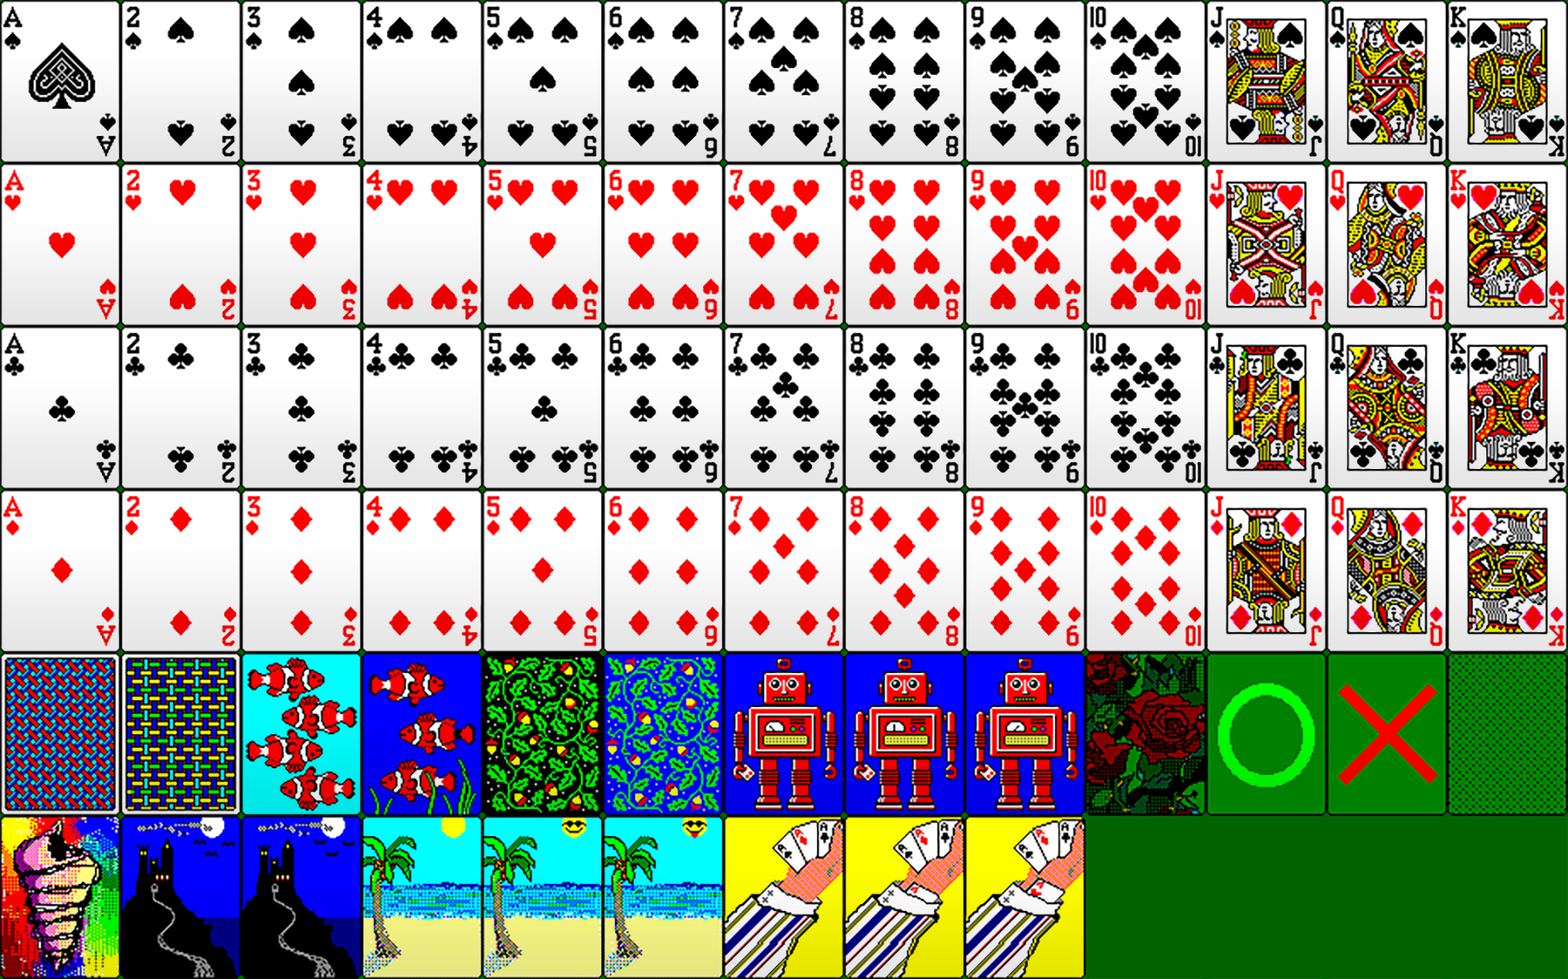
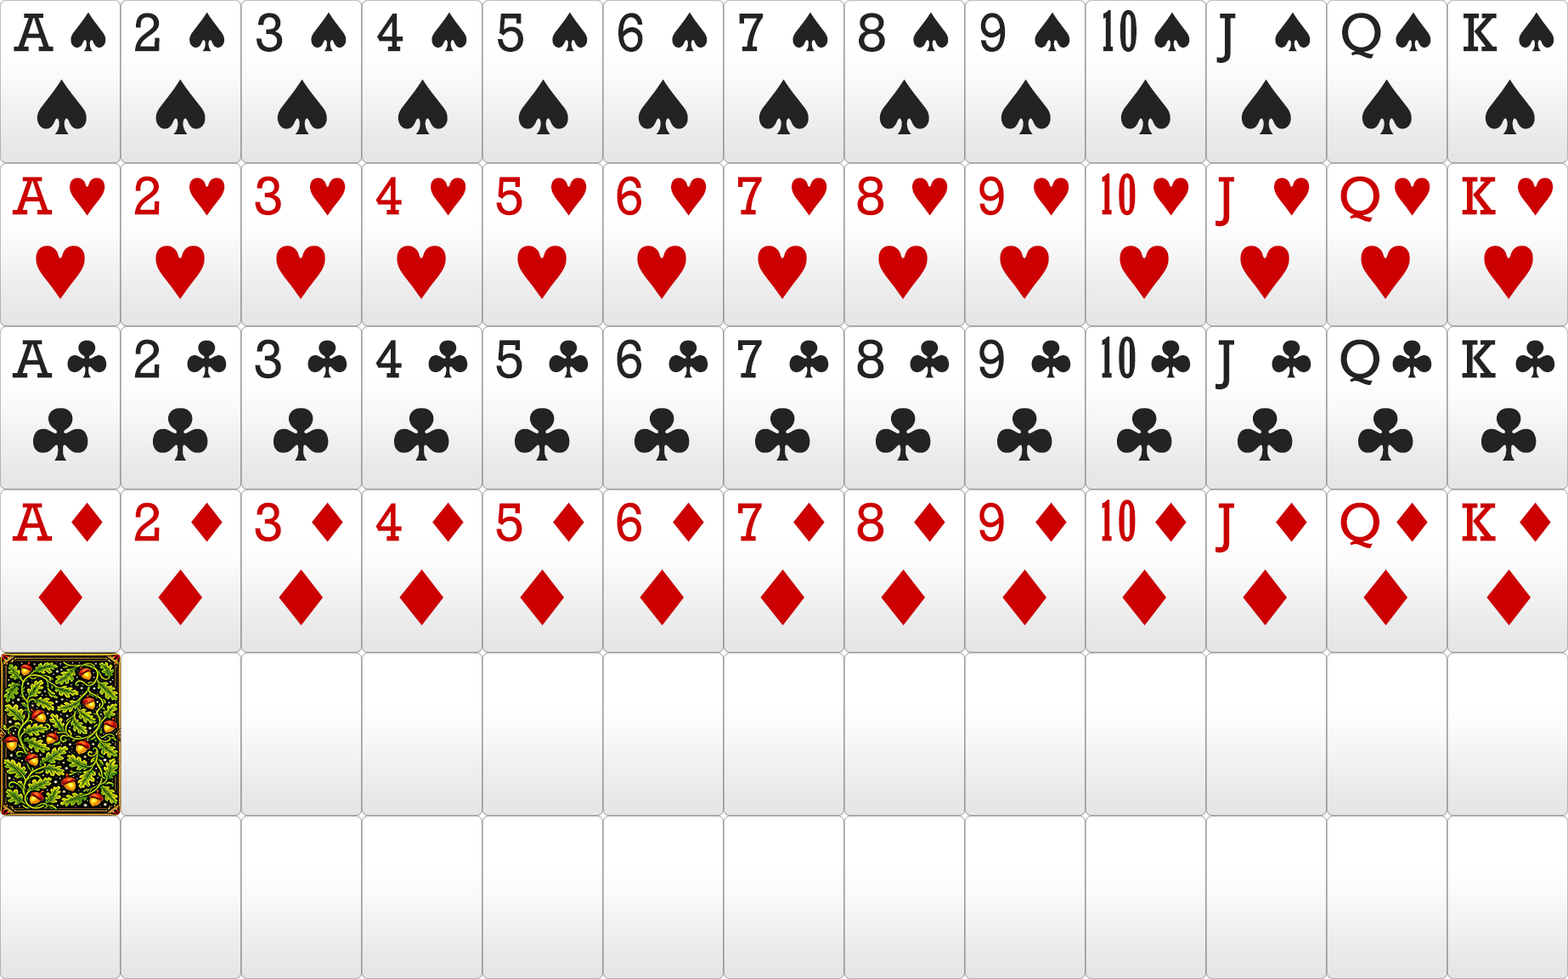
Comparing the layer stacks of the two 1568x979 images. Changes:
added group "Group 2 copy 12" with 4 layers above "Group 2 copy 11" over box(1461, 11, 1556, 626)
added group "Group 2 copy 11" with 4 layers above "Group 2 copy 10" over box(1340, 11, 1433, 626)
added group "Group 2 copy 10" with 4 layers above "Group 2 copy 9" over box(1215, 11, 1312, 626)
added layer "J ♣ ♣" in group "Group 2 copy 10" over box(1215, 339, 1312, 461)
added layer "J ♥ ♥" in group "Group 2 copy 10" over box(1215, 176, 1310, 299)
added layer "J ♠ ♠" in group "Group 2 copy 10" over box(1216, 11, 1311, 135)
added group "Group 2 copy 9" with 4 layers above "Group 2 copy 8" over box(1101, 9, 1191, 626)
added group "Group 2 copy 8" with 4 layers above "Group 2 copy 7" over box(979, 11, 1072, 626)
added group "Group 2 copy 7" with 4 layers above "Group 2 copy 6" over box(857, 11, 950, 626)
added group "Group 2 copy 6" with 4 layers above "Group 2 copy 5" over box(738, 11, 830, 626)
added group "Group 2 copy 5" with 4 layers above "Group 2 copy 4" over box(616, 11, 709, 626)
added group "Group 2 copy 4" with 4 layers above "Group 2 copy 3" over box(496, 11, 589, 626)
added group "Group 2 copy 3" with 4 layers above "Group 2 copy 2" over box(375, 11, 469, 626)
added group "Group 2 copy 2" with 5 layers above "Group 2 copy" over box(254, 11, 348, 626)
added group "Group 2 copy" with 4 layers above "Group 2" over box(134, 11, 227, 626)
added group "Group 2" with 4 layers above "Layer 1 copy" over box(11, 11, 108, 626)
added layer "A ♣ ♣" in group "Group 2" over box(11, 339, 108, 461)
hid "Layer 1 copy", opacity 100% → 20% over box(0, 0, 1568, 979)
added layer "CardBack" in group "Group 1 copy 4" over box(0, 652, 121, 816)
moved "Color Fill 2" (2nd of 6, in "Group 1 copy 4") above "Color Fill 2 copy 12" over box(0, 652, 121, 816)
hid "Color Fill 1", painted on it over box(0, 0, 1568, 979)
hid "Layer 1" over box(0, 0, 1568, 979)
…and 42 more changes (42 added)